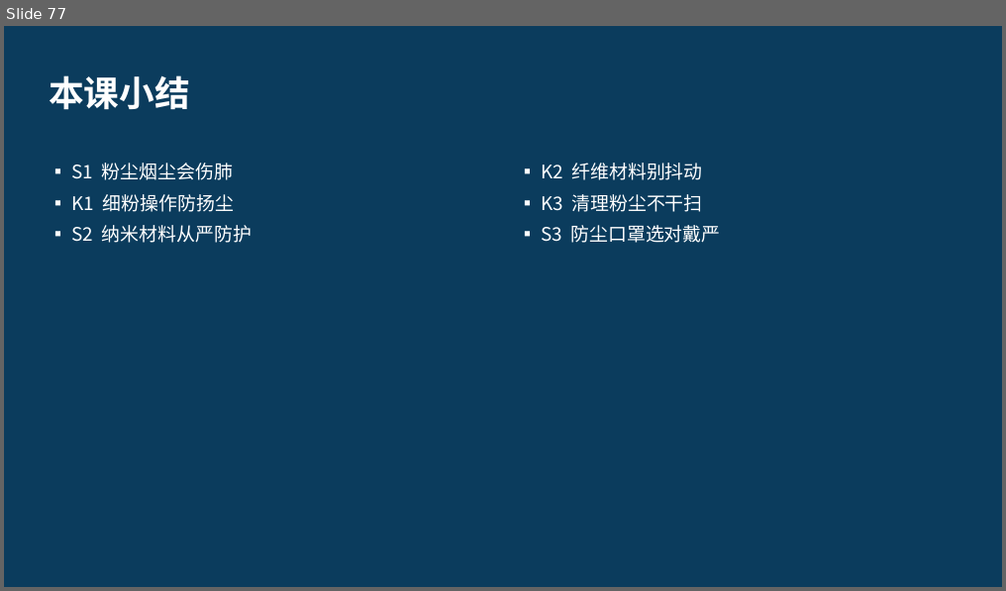
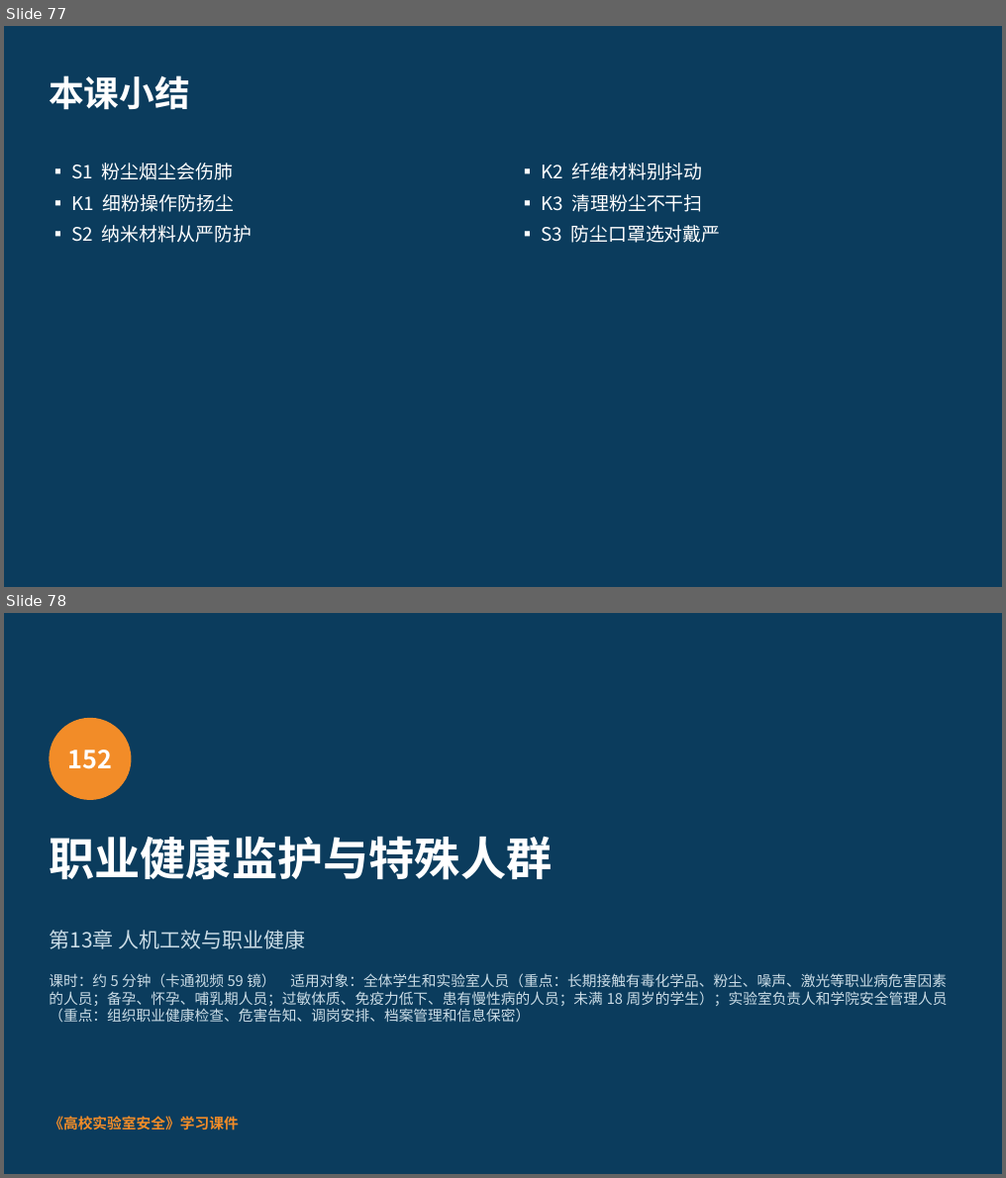
Before and after one commit to hanrongwx-max/videoyoutubo, a slide deck: course/高校实验室安全/课件/第13章_人机工效与职业健康.pptx. Shown one above the other, each under a label of ours: slide 77 before the commit, slides 77 and 78 after it. The pictures are 1006x591 and 1006x1178 pixels, drawn with LibreOffice and Linux fonts; fonts in the diff are those of the drawing. Boxes give left, top, right and bottom in pixels: in the first picture for what was removed or moved away, otherwise in the second. Text is boxed around its words. In the diff, an @@ line names an element or a change of style, - is before the commit and + after.

```diff
--- a/course/高校实验室安全/课件/第13章_人机工效与职业健康.pptx
+++ b/course/高校实验室安全/课件/第13章_人机工效与职业健康.pptx
@@ slide 78 added at [4, 613, 1002, 1174], background #0B3C5D @@
@@ ellipse added at [49, 718, 132, 800], fill #F28C28 @@
@@ text added at [68, 750, 113, 769], 24 pt, text #FFFFFF, bold @@
+152
@@ text added at [49, 836, 551, 880], 44 pt, text #FFFFFF, bold @@
+职业健康监护与特殊人群
@@ text added at [49, 930, 305, 950], 20 pt, text #CADCE6 @@
+第13章 人机工效与职业健康
@@ text added at [49, 973, 947, 1023], 14 pt, text #CADCE6 @@
+课时：约 5 分钟（卡通视频 59 镜） 适用对象：全体学生和实验室人员（重点：长期接触有毒化学品、粉尘、噪声、激光等职业病危害因素的人员；备孕、怀孕、哺乳期人员；过敏体质、免疫力低下、患有慢性病的人员；未满 18 周岁的学生）；实验室负责人和学院安全管理人员（重点：组织职业健康检查、危害告知、调岗安排、档案管理和信息保密）
@@ text added at [49, 1116, 238, 1131], 14 pt, text #F28C28, bold @@
+《高校实验室安全》学习课件
```
Also in this commit, not shown: 15 other slides added, 2 other files.
